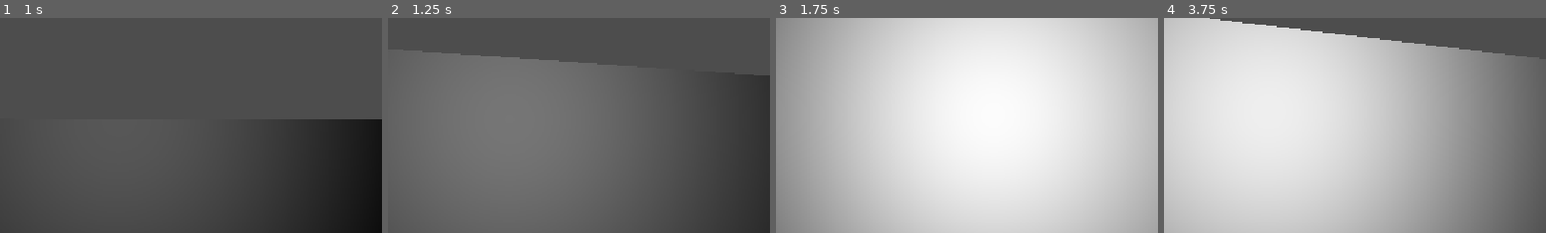
Above: before the commit, frames 1-4 (left to right).
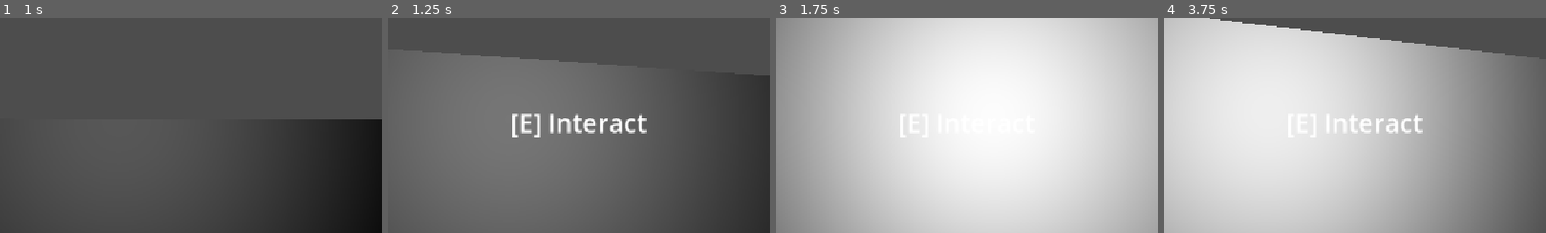
Above: after the commit, the same moments.

Repository: Psychopatate-spec/the-archive
Game: Godot game, scene res://scenes/worlds/bedroom.tscn
Two runs of this game, one before a commit and one after it. Both use one fixed random seed, a clock stepped at 60 frames per second and the inputs below. Before the commit the project has no main scene; this scene is started directly in both runs.
Inputs (mouse positions are % of the whole screen's width and height, from its top left):
- Up to frame 1 (1 s): tap Enter (ui_accept) at 0.5, 0.77 s; move the mouse to (55, 50) at 0.52 s; hold Up (ui_up) from 0.53 s (still down); tap E (interact) at 0.6 s
- Up to frame 2 (1.25 s): keep holding Up (ui_up)
- Up to frame 3 (1.75 s): keep holding Up (ui_up); move the mouse to (45, 50) at 1.27 s; tap E (interact) at 1.35 s; tap Enter (ui_accept) at 1.52 s
- Up to frame 4 (3.75 s): keep holding Up (ui_up); move the mouse to (52, 48) at 2.02 s; tap E (interact) at 2.1, 2.85, 3.6 s; tap Enter (ui_accept) at 2.75, 3.02, 3.5 s; move the mouse to (49, 52) at 2.77 s; move the mouse to (57, 51) at 3.52 s
The pictures show only the part of the screen within x 28-78%, y 27-77%; the shares and areas given below are measured in that part.

Frame 1 is identical in both runs. In frame 2, 1.5% of the frame differs, in the area x 32-68%, y 44-56%; in frame 3, 0.1%; in frame 4, 0.7%.

Commit message:
added ui for interactions

Diff:
--- a/project.godot
+++ b/project.godot
@@ -11,6 +11,7 @@
 [application]
 
 config/name="the archive"
+run/main_scene="uid://bbf4itwhbpht2"
 config/features=PackedStringArray("4.7", "Forward Plus")
 config/icon="res://assets/icon.svg"
 
--- a/scenes/player/character_body_3d.tscn
+++ b/scenes/player/character_body_3d.tscn
@@ -26,3 +26,16 @@
 [node name="SpotLight3D" type="SpotLight3D" parent="CameraPivot" unique_id=1128072091]
 spot_range = 6.1271586
 spot_angle = 57.656254
+
+[node name="CanvasLayer" type="CanvasLayer" parent="." unique_id=1098903467]
+
+[node name="Interact" type="Label" parent="CanvasLayer" unique_id=1343176834]
+visible = false
+offset_left = 501.0
+offset_top = 305.0
+offset_right = 707.0
+offset_bottom = 359.0
+theme_override_font_sizes/font_size = 39
+text = "[E] Interact"
+horizontal_alignment = 1
+vertical_alignment = 1
--- a/scripts/character_body_3d.gd
+++ b/scripts/character_body_3d.gd
@@ -1,6 +1,7 @@
 extends CharacterBody3D
 
 @onready var camera_pivot = $CameraPivot
+@onready var interact_ui = $CanvasLayer/Interact
 
 const SPEED = 5.0
 const JUMP_VELOCITY = 4.5
@@ -40,5 +41,10 @@
 		# Make the camera not do 360s using clamp
 		camera_pivot.rotation.x = clamp(camera_pivot.rotation.x + event.relative.y * -MOUSE_SENSITIVITY, -PI/2, PI/2)
 
+func interact():
+	interact_ui.visible = true
+func stop_interact():
+	interact_ui.visible = false
+
 func get_key():
 	inventory.append("key")
--- a/scripts/drawer.gd
+++ b/scripts/drawer.gd
@@ -20,10 +20,11 @@
 
 func _on_area_3d_body_entered(body: Node3D) -> void:
 	if body is CharacterBody3D:
-		print("interact ? (E)")
 		player = body
+		player.interact()
 
 
 func _on_area_3d_body_exited(body: Node3D) -> void:
 	if body is CharacterBody3D:
+		player.stop_interact()
 		player = null
Not shown, added: export_presets.cfg
Not shown, added: the archive.console.exe
Not shown, added: the archive.exe
Not shown, added: the archive.pck
